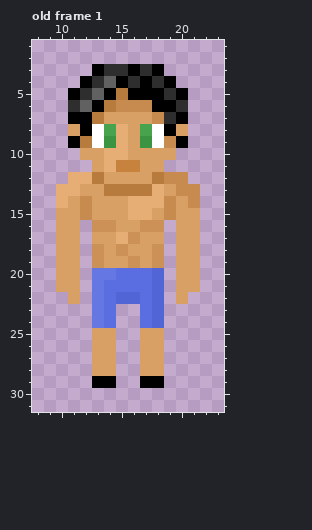
Pixel-art file -- Resources/Raw/character.aseprite. The picture above is the old version.
16x32 pixels, 1 frame. Colours within 5 levels of each other are drawn and written as one. Shown: old frame 1: x 8..23, y 1..31. The old version is drawn lined up with the new one, on the new canvas. The commit also changed other frames, which this record leaves out.
The result:
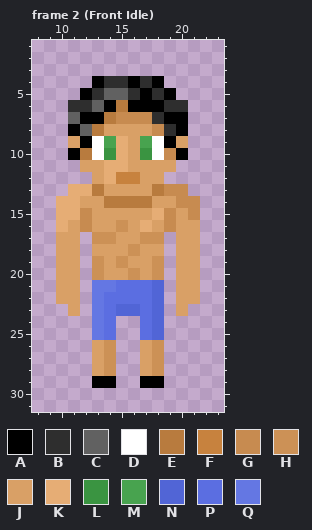
Palette (. is transparent): A #000000  B #2e2e2e  C #616161  D #ffffff  E #b87b3e  F #c7823e  G #c78b50  H #cc9156  J #d9a066  K #e6ad75  L #3a9441  M #48a34f  N #5165d6  P #5b6ee1  Q #6477e3
A new or re-ordered frame is compared with the old frame closest to it.
Change:
canvas 16x32 -> 32x32, the old top-left corner now at 8,0
frames 1 -> 36
Changed rows in their new state; - is an unchanged pixel.
Frame 2 (Front Idle) is new; against old frame 1:
first column x 10:
 3 ---......---
 4 --.ABBABA.--
 5 -.ABCCB-BA.-
 6 --BCAEAA-B--
 7 -C-AEGGGBA--
 8 -ACEJJ-JGBA-
 9 -JA-M--M-AJ-
10 -AEDL--LDGA-
11 --J--KJ--J--
12 -..JKFF-J..-
13 .-KEJJJJEG-.
14 -KJ-EEEEJJG-
15 KK----JJK--G
16 K-GJJH-KJG--
17 ---HHJJHH---
18 ---J-JH-J---
19 -----HJ-----
20 ---HJJHJH---
21 ----Q-------
22 J----PP----J
23 -J---NN---J-
25 ---QP--PN---
26 ----H---H---
27 ----H---H---
28 ----H---H---
